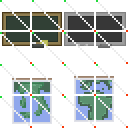
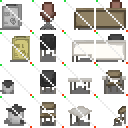
The second 128 × 128 image is a revision of the first. Changes to its layers:
painted on "tabella" over [0, 0, 126, 126]
hid "oggetti2" over [0, 0, 126, 126]
showed "oggetti1" over [0, 0, 126, 126]
